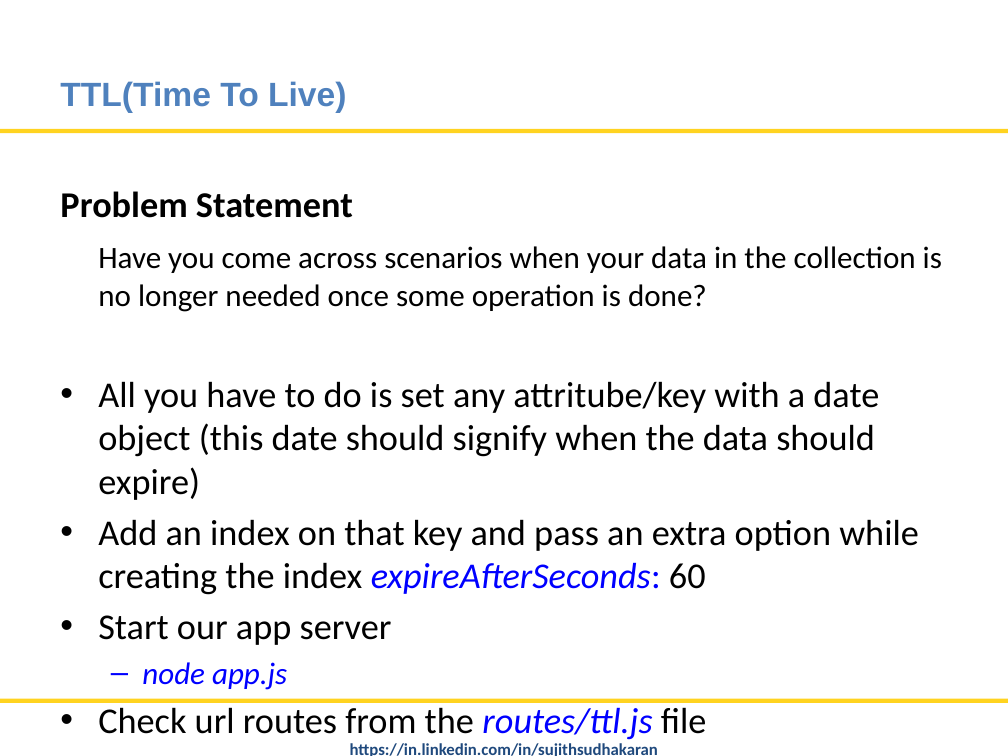
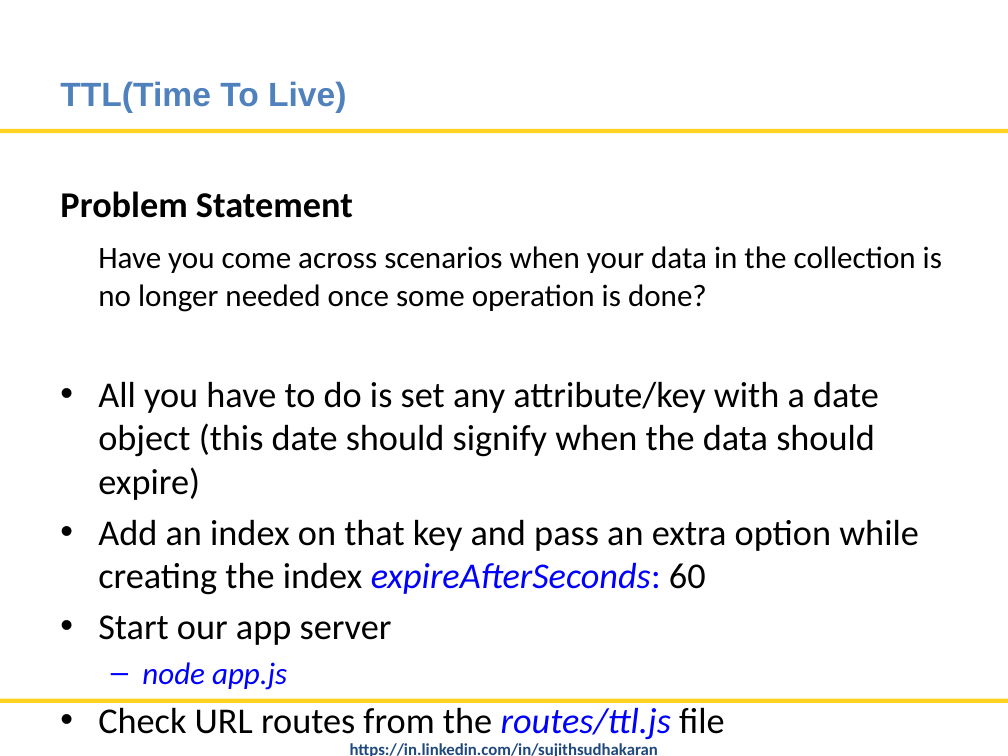
Before and after one commit to nitinmlvya/mongodb-tips-and-advfeatures, a slide deck: slide 6 of MongoDB Tips and Advance Features.pptx. Drawn at 1008x756 pixels with LibreOffice and Linux fonts; fonts in the diff are those of the drawing; background and template pictures are left out. Boxes give left, top, right and bottom in pixels: in the first picture for what was removed or moved away, otherwise in the second. Text is boxed around its words. In the diff, an @@ line names an element or a change of style, - is before the commit and + after.

Commit message:
Updating the presentation.

```diff
--- a/MongoDB Tips and Advance Features.pptx
+++ b/MongoDB Tips and Advance Features.pptx
@@ text at [98, 381, 879, 500]: text changed @@
-• All you have to do is set any attritube/key with a date object (this date should signify when the data should expire)
+• All you have to do is set any attribute/key with a date object (this date should signify when the data should expire)
@@ text at [98, 707, 725, 740]: text changed @@
-• Check url routes from the routes/ttl.js file
+• Check URL routes from the routes/ttl.js file
```
Also in this commit, not shown: 6 other slides changed, 1 other file.
